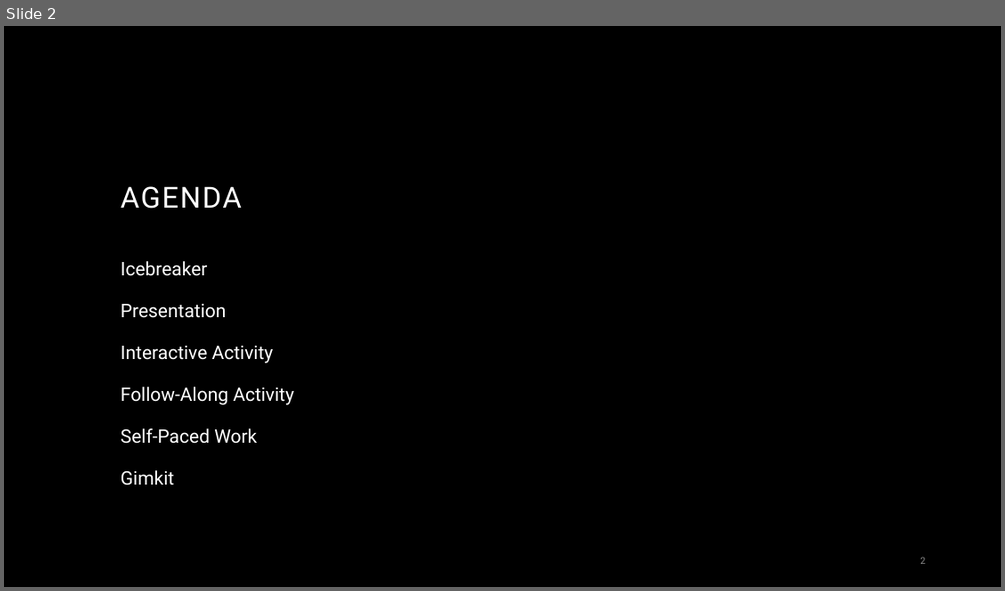
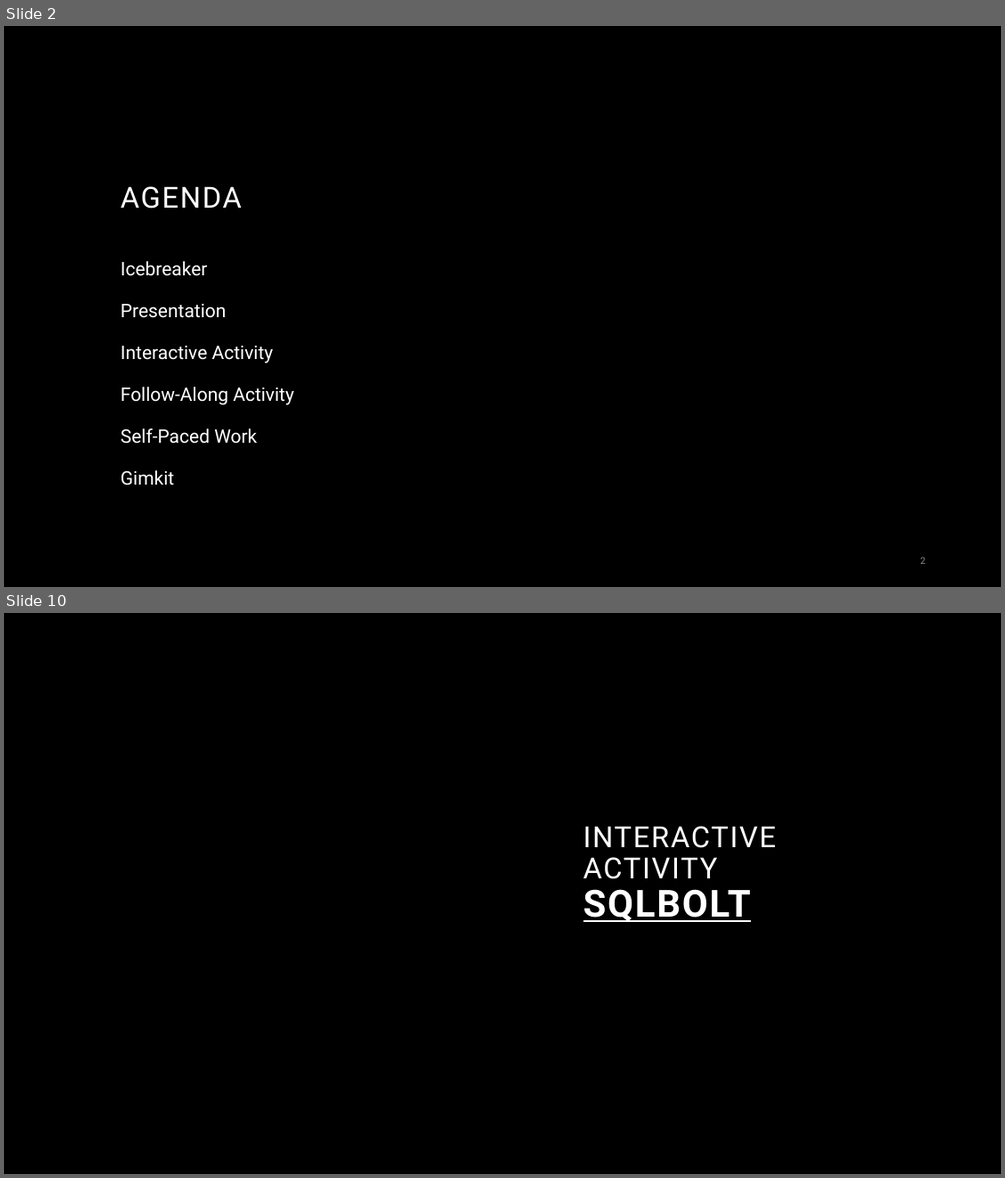
Before and after one commit to hytechcamps/databases, a slide deck: Databases.pptx. Shown one above the other, each under a label of ours: slide 2 before the commit, slides 2 and 10 after it; the slides between them are not shown. The pictures are 1005x591 and 1005x1178 pixels, drawn with LibreOffice and Linux fonts; fonts in the diff are those of the drawing; background and template pictures are left out. Boxes give left, top, right and bottom in pixels: in the first picture for what was removed or moved away, otherwise in the second. Text is boxed around its words. In the diff, an @@ line names an element or a change of style, - is before the commit and + after.

```diff
--- a/Databases.pptx
+++ b/Databases.pptx
@@ slide 10 added at box(4, 613, 1001, 1174), background #000000 @@
@@ title added at box(583, 826, 777, 922), 28 pt, text #FFFFFF @@
+INTERACTIVE ACTIVITY
+SQLBOLT
```
Also in this commit, not shown: 2 slides changed, 9 other slides added, 9 slides removed, 33 other files.
